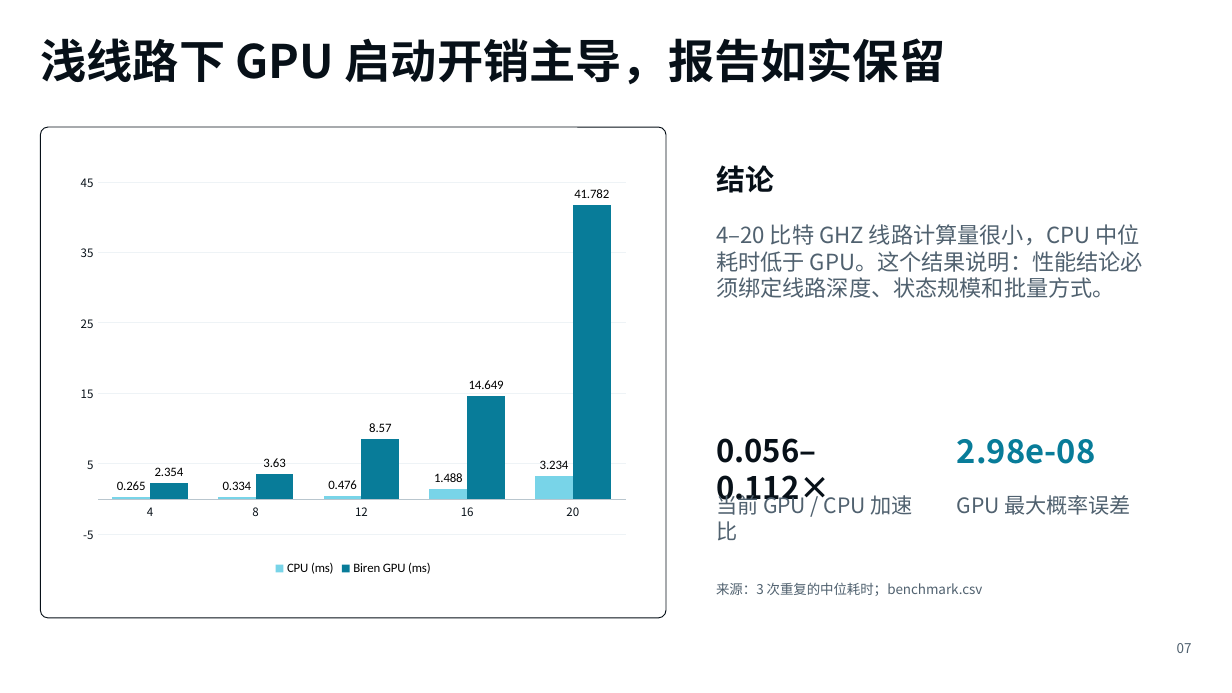
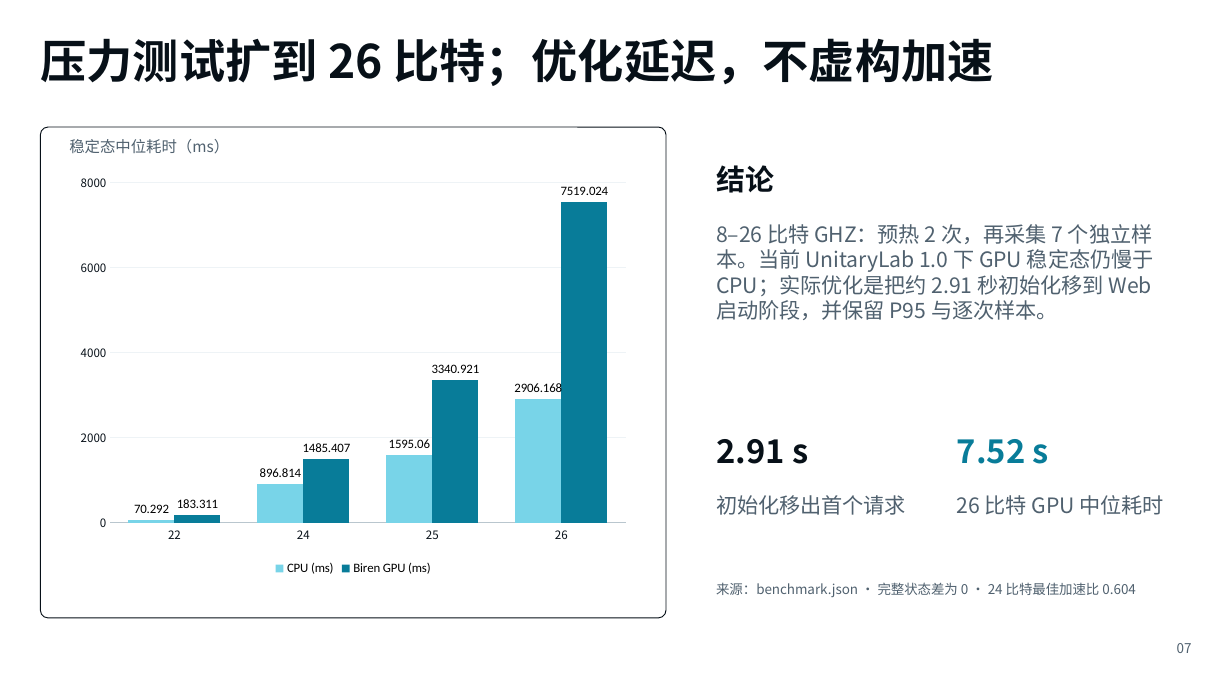
Before and after one commit to btlqql/QuantaForge, a slide deck: slide 7 of presentation/QuantaForge_competition_deck.pptx. Drawn at 1232x693 pixels with LibreOffice and Linux fonts; fonts in the diff are those of the drawing. Boxes give left, top, right and bottom in pixels: in the first picture for what was removed or moved away, otherwise in the second. Text is boxed around its words. In the diff, an @@ line names an element or a change of style, - is before the commit and + after.

```diff
--- a/presentation/QuantaForge_competition_deck.pptx
+++ b/presentation/QuantaForge_competition_deck.pptx
@@ text at (40, 38, 994, 86): text changed @@
-浅线路下 GPU 启动开销主导，报告如实保留
+压力测试扩到 26 比特；优化延迟，不虚构加速
@@ text added at (69, 139, 229, 154), 12 pt, text #50616F @@
+稳定态中位耗时（ms）
@@ column chart at (69, 165, 638, 579) @@
-categories: 4, 8, 12, 16, 20
+categories: 22, 24, 25, 26
-CPU (ms): 0.265, 0.334, 0.476, 1.488, 3.234
+CPU (ms): 70.292, 896.814, 1595.06, 2906.168
-Biren GPU (ms): 2.354, 3.63, 8.57, 14.649, 41.782
+Biren GPU (ms): 183.311, 1485.407, 3340.921, 7519.024
@@ value axis changed @@
@@ text at (716, 224, 1154, 320): text changed; size 17.2 to 16.5 pt @@
-4–20 比特 GHZ 线路计算量很小，CPU 中位耗时低于 GPU。这个结果说明：性能结论必须绑定线路深度、状态规模和批量方式。
+8–26 比特 GHZ：预热 2 次，再采集 7 个独立样本。当前 UnitaryLab 1.0 下 GPU 稳定态仍慢于 CPU；实际优化是把约 2.91 秒初始化移到 Web 启动阶段，并保留 P95 与逐次样本。
@@ text at (716, 439, 808, 464): text changed; size 24.2 to 25.5 pt @@
-0.056–0.112×
+2.91 s
@@ text at (957, 439, 1049, 464): text changed @@
-2.98e-08
+7.52 s
@@ text at (716, 495, 906, 515): text changed @@
-当前 GPU / CPU 加速比
+初始化移出首个请求
@@ text at (957, 495, 1164, 515): text changed @@
-GPU 最大概率误差
+26 比特 GPU 中位耗时
@@ text at (716, 582, 1135, 597): text changed @@
-来源：3 次重复的中位耗时；benchmark.csv
+来源：benchmark.json · 完整状态差为 0 · 24 比特最佳加速比 0.604
```
Also in this commit, not shown: 36 other files.
